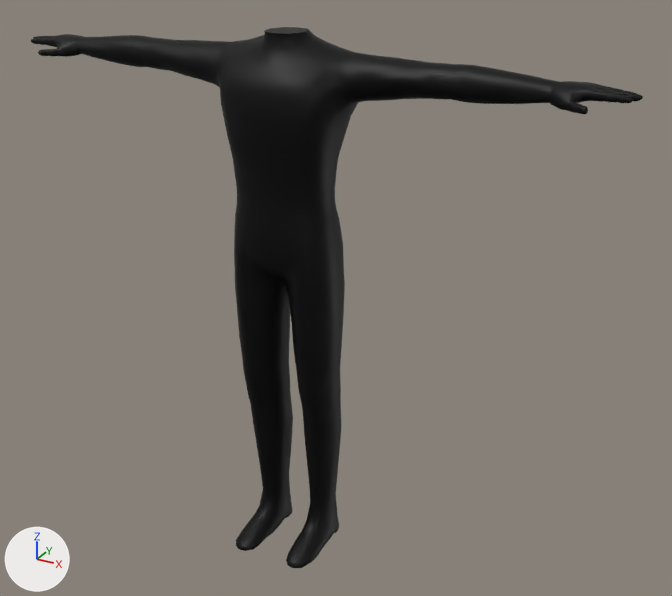
One commit to the Blender file Assets/Human/Human/Human.blend: the scene before it, then after it.
Both versions are drawn from a 50 mm lens placed at (1.43, -2.29, 2.07), pointed at (0.13, 0.07, 0.89). The axes (+X, +Y, +Z) are drawn at lower left. The lights are the same throughout. The first picture is the older version.

The first picture shows 'Body'.
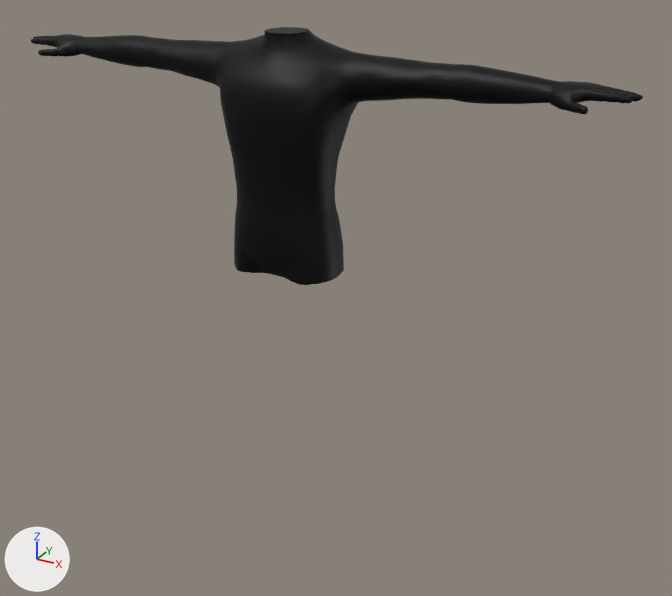
Changed parts and their boxes (x1, y1, x2, y2) in the pictures (672 x 596 px):
'Body', reshaped (52% shorter)
    before: (31, 27, 643, 568)
    after: (31, 27, 643, 285)
part 1 of me_xps_new_216, cut back
    before: (234, 249, 345, 568)
    after: (234, 249, 344, 285)

The change in detail:
me_xps_new_216 is used by ob_body; location (0.0, 0.0, 0.0).
me_xps_new_216 had 3891 vertices, 3852 faces and spanned x -1.0..0.99, y -0.18..0.14, z -0.01..1.71.
me_xps_new_216 now has 3119 vertices, 3026 faces and spans x -1.0..0.99, y -0.13..0.14, z 1.0..1.71.
me_xps_new_216 part 1: 2 vertices moved from x -0.18..0.17, y 0.0, z 0.95 to x -0.18..0.17, y 0.01, z 1.0; 850 vertices removed from x -0.18..0.17, y -0.18..0.12, z -0.01..1.0; 78 vertices added at x -0.17..0.17, y -0.1..0.12, z 1.0.
